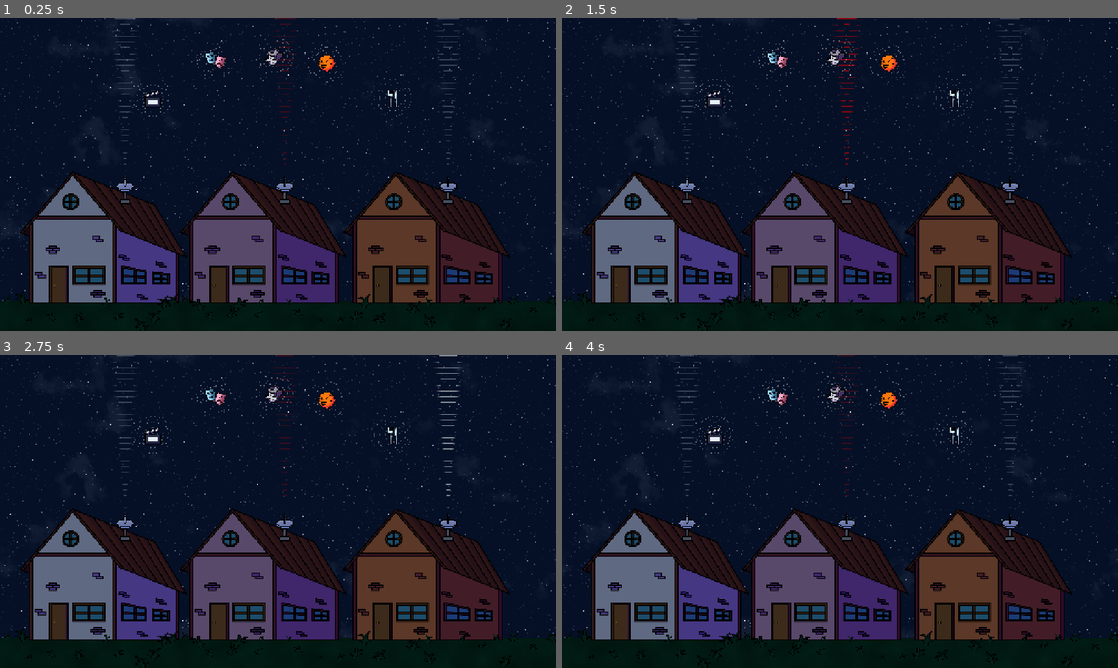
Above: before the commit, frames 1-4 (two rows, left to right).
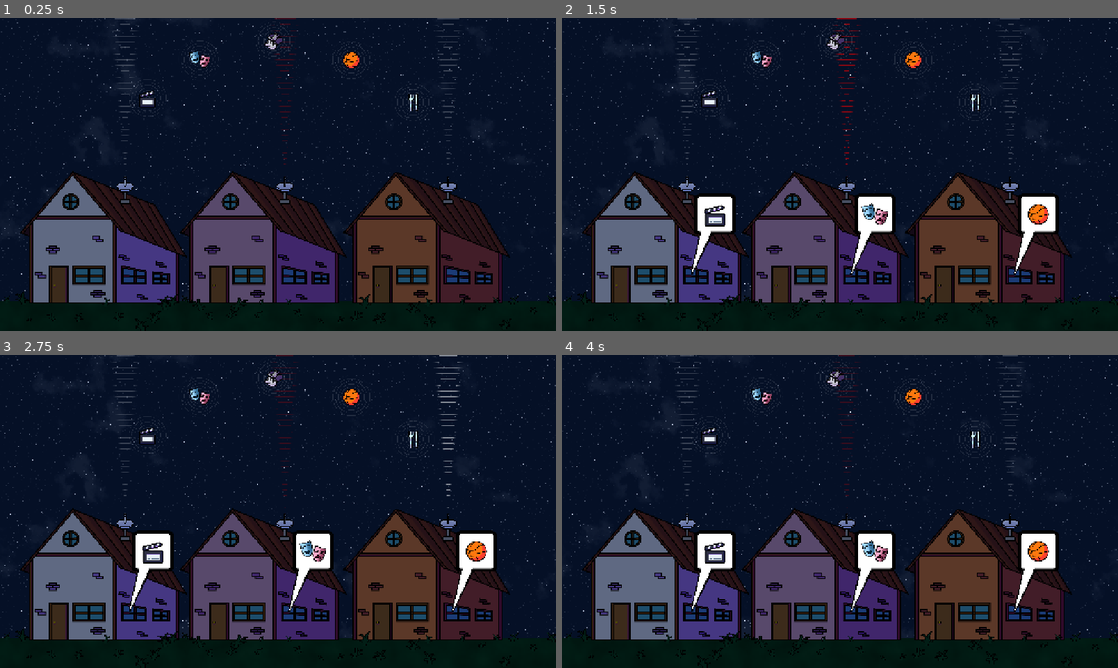
Above: after the commit, the same moments.

Repository: PedroMarangon/Ludum-Dare-59_TV-Signal-Game
Game: Godot game, scene res://scenes/game.tscn
The game is run twice, just before and just after one commit, with the same random seed, the same clock (stepped at 60 frames per second) and the same inputs. The engine's default icon, where the game draws it, is replaced by a stand-in: a white triangle on a blue panel in a dark square.
Inputs (mouse positions are in pixels of both pictures, inside the frame that each line leads up to):
- Up to frame 1 (0.25 s): no input
- Up to frame 2 (1.5 s): move the mouse to (689, 187) at 0.52 s; click (689, 187) at 0.67 s; move the mouse to (845, 187) at 1.27 s; click (845, 187) at 1.42 s
- Up to frame 3 (2.75 s): move the mouse to (450, 524) at 2.02 s; click (450, 524) at 2.17 s
- Up to frame 4 (4 s): move the mouse to (812, 574) at 2.77 s; click (812, 574) at 2.92 s; move the mouse to (1006, 558) at 3.52 s; click (1006, 558) at 3.67 s

The runs differ from the first frame. In frame 1, 1.5% of the frame differs, in the area x 19-91%, y 1-100%; in frame 2, 4.8%; in frame 3, 4.8%; in frame 4, 4.8%.

Commit message:
Added interest ballons

Diff:
--- a/prefabs/house.tscn
+++ b/prefabs/house.tscn
@@ -2,13 +2,20 @@
 
 [ext_resource type="Texture2D" uid="uid://cgn8646i41vre" path="res://assets/house.png" id="1_25t6t"]
 [ext_resource type="Script" uid="uid://covx8d63hxbjn" path="res://scripts/house.gd" id="1_o8sle"]
+[ext_resource type="Texture2D" uid="uid://djuy5yvbwang1" path="res://assets/icons.png" id="3_upbwm"]
+
+[sub_resource type="AtlasTexture" id="AtlasTexture_44rip"]
+atlas = ExtResource("3_upbwm")
+region = Rect2(512, 0, 256, 256)
 
 [node name="House" type="Node2D" unique_id=1085918880]
-modulate = Color(0.3723, 0.41360998, 0.51, 1)
 script = ExtResource("1_o8sle")
 colors = Array[Color]([Color(1, 1, 1, 1), Color(0.87, 0.36540002, 0.36540002, 1), Color(0.22399999, 0.7, 0.2795334, 1), …(297 unchanged characters)…
 
-[node name="Walls" type="Sprite2D" parent="." unique_id=51530623]
+[node name="Sprites" type="Node2D" parent="." unique_id=829777077]
+modulate = Color(0.3723, 0.41360998, 0.51, 1)
+
+[node name="Walls" type="Sprite2D" parent="Sprites" unique_id=51530623]
 unique_name_in_owner = true
 position = Vector2(0, -768)
 texture = ExtResource("1_25t6t")
@@ -16,15 +23,67 @@
 vframes = 2
 frame = 2
 
-[node name="Details" type="Sprite2D" parent="." unique_id=1699545253]
+[node name="Details" type="Sprite2D" parent="Sprites" unique_id=1699545253]
 position = Vector2(0, -768)
 texture = ExtResource("1_25t6t")
 hframes = 2
 vframes = 2
 frame = 1
 
-[node name="Roof" type="Sprite2D" parent="." unique_id=1971170891]
+[node name="Roof" type="Sprite2D" parent="Sprites" unique_id=1971170891]
 position = Vector2(0, -768)
 texture = ExtResource("1_25t6t")
 hframes = 2
 vframes = 2
+
+[node name="UI" type="Control" parent="." unique_id=1010802205]
+unique_name_in_owner = true
+layout_mode = 3
+anchors_preset = 0
+offset_left = 137.0
+offset_top = -267.0
+offset_right = 137.0
+offset_bottom = -267.0
+
+[node name="NinePatchRect" type="NinePatchRect" parent="UI" unique_id=761430639]
+layout_mode = 1
+anchors_preset = 8
+anchor_left = 0.5
+anchor_top = 0.5
+anchor_right = 0.5
+anchor_bottom = 0.5
+offset_left = 28.0
+offset_top = -739.0
+offset_right = 406.0
+offset_bottom = -361.0
+grow_horizontal = 2
+grow_vertical = 2
+texture = ExtResource("3_upbwm")
+region_rect = Rect2(512, 256, 256, 256)
+patch_margin_left = 40
+patch_margin_top = 40
+patch_margin_right = 40
+patch_margin_bottom = 40
+
+[node name="CenterContainer" type="CenterContainer" parent="UI/NinePatchRect" unique_id=160310292]
+layout_mode = 1
+anchors_preset = 15
+anchor_right = 1.0
+anchor_bottom = 1.0
+grow_horizontal = 2
+grow_vertical = 2
+
+[node name="TextureRect" type="TextureRect" parent="UI/NinePatchRect/CenterContainer" unique_id=2131469990]
+unique_name_in_owner = true
+layout_mode = 2
+texture = SubResource("AtlasTexture_44rip")
+
+[node name="Polygon2D" type="Polygon2D" parent="UI" unique_id=1670639518]
+position = Vector2(-137, 267)
+color = Color(0, 0, 0, 1)
+polygon = PackedVector2Array(127, -265, 214, -658, 344, -658, 147, -265)
+
+[node name="Polygon2D2" type="Polygon2D" parent="UI" unique_id=603990995]
+position = Vector2(-163.32704, 316.56525)
+scale = Vector2(1.081761, 1.0745342)
+polygon = PackedVector2Array(151.90698, -302.98267, 235, -665, 322, -664, 156.52907, -301.1214)
--- a/prefabs/interest.tscn
+++ b/prefabs/interest.tscn
@@ -9,8 +9,9 @@
 shader_parameter/offset = Vector2(0, 0)
 shader_parameter/angle = 360.0
 shader_parameter/angle_edge = 3.0
+shader_parameter/edge_smoothness = Vector2(0.5, 0.4)
 shader_parameter/ring_frequency = 100.0
-shader_parameter/ring_width = 0.99
+shader_parameter/ring_width = 0.8750000415625
 shader_parameter/move_speed = -10.0
 shader_parameter/smooth_edge = true
 shader_parameter/smooth_edge_angle = false
@@ -25,7 +26,7 @@
 script = ExtResource("1_6ry06")
 
 [node name="Visual_SignalTransmission" type="Sprite2D" parent="." unique_id=367056186]
-modulate = Color(1, 1, 1, 0.3647059)
+modulate = Color(1, 1, 1, 0.11764706)
 material = SubResource("ShaderMaterial_c03o3")
 scale = Vector2(4, 4)
 texture = ExtResource("2_3l7xn")
--- a/prefabs/tv_antenna.tscn
+++ b/prefabs/tv_antenna.tscn
@@ -16,6 +16,7 @@
 shader_parameter/offset = Vector2(0, -0.5)
 shader_parameter/angle = 6.0
 shader_parameter/angle_edge = 3.0
+shader_parameter/edge_smoothness = Vector2(0.5, 0.49)
 shader_parameter/ring_frequency = 600.0
 shader_parameter/ring_width = 0.90000004275
 shader_parameter/move_speed = -10.0
@@ -61,7 +62,7 @@
 collision_mask = 2
 
 [node name="CollisionPolygon2D" type="CollisionPolygon2D" parent="Head/TV_SpriteShader/TV_Area2D" unique_id=444996445]
-polygon = PackedVector2Array(0, 0, -126.900024, -912.6668, -112.80002, -950.2668, -87.73335, -969.0667, -50.133343, -981.60004, 0, -986.30005, 50.133343, -980.0334, 87.73335, -969.0667, 112.80002, -950.2668, 125.33336, -912.6668)
+polygon = PackedVector2Array(0, 0, -140.59807, -950.2667, -120.51263, -969.0667, -100.427185, -981.6001, -60.256313, -994.1334, 0, -1000.4, 60.256313, -994.1334, 100.427185, -981.6001, 120.51263, -969.0667, 140.59807, -950.2667)
 
 [node name="HeadSprite" type="Sprite2D" parent="Head" unique_id=1846191870]
 unique_name_in_owner = true
--- a/scenes/game.tscn
+++ b/scenes/game.tscn
@@ -166,7 +166,7 @@
 texture = ExtResource("3_kvpfn")
 hframes = 4
 vframes = 4
-frame = 6
+frame = 3
 metadata/_edit_lock_ = true
 
 [node name="Icons2" type="Sprite2D" parent="Scenario/Grass" unique_id=1801769930]
@@ -176,7 +176,7 @@
 texture = ExtResource("3_kvpfn")
 hframes = 4
 vframes = 4
-frame = 6
+frame = 3
 metadata/_edit_lock_ = true
 
 [node name="Icons3" type="Sprite2D" parent="Scenario/Grass" unique_id=1095454379]
@@ -186,7 +186,7 @@
 texture = ExtResource("3_kvpfn")
 hframes = 4
 vframes = 4
-frame = 6
+frame = 3
 metadata/_edit_lock_ = true
 
 [node name="Icons4" type="Sprite2D" parent="Scenario/Grass" unique_id=490284916]
@@ -196,7 +196,7 @@
 texture = ExtResource("3_kvpfn")
 hframes = 4
 vframes = 4
-frame = 6
+frame = 3
 metadata/_edit_lock_ = true
 
 [node name="Icons5" type="Sprite2D" parent="Scenario/Grass" unique_id=510102533]
@@ -206,7 +206,7 @@
 texture = ExtResource("3_kvpfn")
 hframes = 4
 vframes = 4
-frame = 6
+frame = 3
 metadata/_edit_lock_ = true
 
 [node name="Icons6" type="Sprite2D" parent="Scenario/Grass" unique_id=121241573]
@@ -216,7 +216,7 @@
 texture = ExtResource("3_kvpfn")
 hframes = 4
 vframes = 4
-frame = 6
+frame = 3
 metadata/_edit_lock_ = true
 
 [node name="Icons7" type="Sprite2D" parent="Scenario/Grass" unique_id=493568952]
@@ -226,7 +226,7 @@
 texture = ExtResource("3_kvpfn")
 hframes = 4
 vframes = 4
-frame = 6
+frame = 3
 metadata/_edit_lock_ = true
 
 [node name="Icons8" type="Sprite2D" parent="Scenario/Grass" unique_id=1517888093]
@@ -236,7 +236,7 @@
 texture = ExtResource("3_kvpfn")
 hframes = 4
 vframes = 4
-frame = 6
+frame = 3
 metadata/_edit_lock_ = true
 
 [node name="Icons9" type="Sprite2D" parent="Scenario/Grass" unique_id=1884580156]
@@ -246,7 +246,7 @@
 texture = ExtResource("3_kvpfn")
 hframes = 4
 vframes = 4
-frame = 6
+frame = 3
 metadata/_edit_lock_ = true
 
 [node name="Icons10" type="Sprite2D" parent="Scenario/Grass" unique_id=746056804]
@@ -256,7 +256,7 @@
 texture = ExtResource("3_kvpfn")
 hframes = 4
 vframes = 4
-frame = 6
+frame = 3
 metadata/_edit_lock_ = true
 
 [node name="Icons11" type="Sprite2D" parent="Scenario/Grass" unique_id=430559267]
@@ -266,7 +266,7 @@
 texture = ExtResource("3_kvpfn")
 hframes = 4
 vframes = 4
-frame = 6
+frame = 3
 metadata/_edit_lock_ = true
 
 [node name="Icons12" type="Sprite2D" parent="Scenario/Grass" unique_id=1279760831]
@@ -276,7 +276,7 @@
 texture = ExtResource("3_kvpfn")
 hframes = 4
 vframes = 4
-frame = 6
+frame = 3
 metadata/_edit_lock_ = true
 
 [node name="Icons13" type="Sprite2D" parent="Scenario/Grass" unique_id=985228822]
@@ -286,7 +286,7 @@
 texture = ExtResource("3_kvpfn")
 hframes = 4
 vframes = 4
-frame = 6
+frame = 3
 metadata/_edit_lock_ = true
 
 [node name="Icons24" type="Sprite2D" parent="Scenario/Grass" unique_id=1966678155]
@@ -296,7 +296,7 @@
 texture = ExtResource("3_kvpfn")
 hframes = 4
 vframes = 4
-frame = 6
+frame = 3
 metadata/_edit_lock_ = true
 
 [node name="Icons25" type="Sprite2D" parent="Scenario/Grass" unique_id=536317050]
@@ -306,7 +306,7 @@
 texture = ExtResource("3_kvpfn")
 hframes = 4
 vframes = 4
-frame = 6
+frame = 3
 metadata/_edit_lock_ = true
 
 [node name="Icons26" type="Sprite2D" parent="Scenario/Grass" unique_id=1752178198]
@@ -316,7 +316,7 @@
 texture = ExtResource("3_kvpfn")
 hframes = 4
 vframes = 4
-frame = 6
+frame = 3
 metadata/_edit_lock_ = true
 
 [node name="Icons27" type="Sprite2D" parent="Scenario/Grass" unique_id=911708890]
@@ -326,7 +326,7 @@
 texture = ExtResource("3_kvpfn")
 hframes = 4
 vframes = 4
-frame = 6
+frame = 3
 metadata/_edit_lock_ = true
 
 [node name="Icons28" type="Sprite2D" parent="Scenario/Grass" unique_id=483099793]
@@ -336,7 +336,7 @@
 texture = ExtResource("3_kvpfn")
 hframes = 4
 vframes = 4
-frame = 6
+frame = 3
 metadata/_edit_lock_ = true
 
 [node name="Icons29" type="Sprite2D" parent="Scenario/Grass" unique_id=967924637]
@@ -346,7 +346,7 @@
 texture = ExtResource("3_kvpfn")
 hframes = 4
 vframes = 4
-frame = 6
+frame = 3
 metadata/_edit_lock_ = true
 
 [node name="Icons30" type="Sprite2D" parent="Scenario/Grass" unique_id=1446164350]
@@ -356,7 +356,7 @@
 texture = ExtResource("3_kvpfn")
 hframes = 4
 vframes = 4
-frame = 6
+frame = 3
 metadata/_edit_lock_ = true
 
 [node name="Icons31" type="Sprite2D" parent="Scenario/Grass" unique_id=2023036088]
@@ -366,7 +366,7 @@
 texture = ExtResource("3_kvpfn")
 hframes = 4
 vframes = 4
-frame = 6
+frame = 3
 metadata/_edit_lock_ = true
 
 [node name="Icons32" type="Sprite2D" parent="Scenario/Grass" unique_id=1532009451]
@@ -376,7 +376,7 @@
 texture = ExtResource("3_kvpfn")
 hframes = 4
 vframes = 4
-frame = 6
+frame = 3
 metadata/_edit_lock_ = true
 
 [node name="Icons33" type="Sprite2D" parent="Scenario/Grass" unique_id=124226864]
@@ -386,7 +386,7 @@
 texture = ExtResource("3_kvpfn")
 hframes = 4
 vframes = 4
-frame = 6
+frame = 3
 metadata/_edit_lock_ = true
 
 [node name="Icons34" type="Sprite2D" parent="Scenario/Grass" unique_id=1058768127]
@@ -396,7 +396,7 @@
 texture = ExtResource("3_kvpfn")
 hframes = 4
 vframes = 4
-frame = 6
+frame = 3
 metadata/_edit_lock_ = true
 
 [node name="Icons35" type="Sprite2D" parent="Scenario/Grass" unique_id=1443942625]
@@ -406,7 +406,7 @@
 texture = ExtResource("3_kvpfn")
 hframes = 4
 vframes = 4
-frame = 6
+frame = 3
 metadata/_edit_lock_ = true
 
 [node name="Icons14" type="Sprite2D" parent="Scenario/Grass" unique_id=1794954350]
@@ -416,7 +416,7 @@
 texture = ExtResource("3_kvpfn")
 hframes = 4
 vframes = 4
-frame = 6
+frame = 3
 metadata/_edit_lock_ = true
 
 [node name="Icons15" type="Sprite2D" parent="Scenario/Grass" unique_id=1212840101]
@@ -426,7 +426,7 @@
 texture = ExtResource("3_kvpfn")
 hframes = 4
 vframes = 4
-frame = 6
+frame = 3
 metadata/_edit_lock_ = true
 
 [node name="Icons16" type="Sprite2D" parent="Scenario/Grass" unique_id=1157292912]
@@ -436,7 +436,7 @@
 texture = ExtResource("3_kvpfn")
 hframes = 4
 vframes = 4
-frame = 6
+frame = 3
 metadata/_edit_lock_ = true
 
 [node name="Icons17" type="Sprite2D" parent="Scenario/Grass" unique_id=1377718247]
@@ -446,7 +446,7 @@
 texture = ExtResource("3_kvpfn")
 hframes = 4
 vframes = 4
-frame = 6
+frame = 3
 metadata/_edit_lock_ = true
 
 [node name="Icons18" type="Sprite2D" parent="Scenario/Grass" unique_id=488610133]
@@ -456,7 +456,7 @@
 texture = ExtResource("3_kvpfn")
 hframes = 4
 vframes = 4
-frame = 6
+frame = 3
 metadata/_edit_lock_ = true
 
 [node name="Icons19" type="Sprite2D" parent="Scenario/Grass" unique_id=1963607597]
@@ -466,7 +466,7 @@
 texture = ExtResource("3_kvpfn")
 hframes = 4
 vframes = 4
-frame = 6
+frame = 3
 metadata/_edit_lock_ = true
 
 [node name="Icons20" type="Sprite2D" parent="Scenario/Grass" unique_id=1093070288]
@@ -476,7 +476,7 @@
 texture = ExtResource("3_kvpfn")
 hframes = 4
 vframes = 4
-frame = 6
+frame = 3
 metadata/_edit_lock_ = true
 
 [node name="Icons21" type="Sprite2D" parent="Scenario/Grass" unique_id=753071105]
@@ -486,7 +486,7 @@
 texture = ExtResource("3_kvpfn")
 hframes = 4
 vframes = 4
-frame = 6
+frame = 3
 metadata/_edit_lock_ = true
 
 [node name="Icons22" type="Sprite2D" parent="Scenario/Grass" unique_id=1214692762]
@@ -496,7 +496,7 @@
 texture = ExtResource("3_kvpfn")
 hframes = 4
 vframes = 4
-frame = 6
+frame = 3
 metadata/_edit_lock_ = true
 
 [node name="Icons23" type="Sprite2D" parent="Scenario/Grass" unique_id=1150115135]
@@ -506,7 +506,7 @@
 texture = ExtResource("3_kvpfn")
 hframes = 4
 vframes = 4
-frame = 6
+frame = 3
 metadata/_edit_lock_ = true
 
 [node name="Camera2D" type="Camera2D" parent="." unique_id=1101897568]
@@ -514,41 +514,39 @@
 
 [node name="Antenna" type="Node2D" parent="." unique_id=1302027677]
 
-[node name="TV_Antenna" parent="Antenna" unique_id=1073357383 instance=ExtResource("1_yqjtg")]
+[node name="TV_Antenna" parent="Antenna" unique_id=1073357383 node_paths=PackedStringArray("house") instance=ExtResource("1_yqjtg")]
 position = Vector2(-351.99997, 103.99999)
-acceptable_interests = Array[ExtResource("3_feb5d")]([ExtResource("6_0tnpc"), ExtResource("4_u5sy4"), ExtResource("7_vtaks")])
-
-[node name="TV_Antenna2" parent="Antenna" unique_id=2053965206 instance=ExtResource("1_yqjtg")]
+acceptable_interests = Array[ExtResource("3_feb5d")]([ExtResource("6_0tnpc"), ExtResource("3_lbhrr"), ExtResource("7_vtaks")])
+house = NodePath("../../Scenario/Houses/House")
+
+[node name="TV_Antenna2" parent="Antenna" unique_id=2053965206 node_paths=PackedStringArray("house") instance=ExtResource("1_yqjtg")]
 position = Vector2(15.999999, 103.99999)
 acceptable_interests = Array[ExtResource("3_feb5d")]([ExtResource("4_u5sy4"), ExtResource("7_vtaks"), ExtResource("5_gee14")])
-
-[node name="TV_Antenna3" parent="Antenna" unique_id=1246153024 instance=ExtResource("1_yqjtg")]
+house = NodePath("../../Scenario/Houses/House2")
+
+[node name="TV_Antenna3" parent="Antenna" unique_id=1246153024 node_paths=PackedStringArray("house") instance=ExtResource("1_yqjtg")]
 position = Vector2(391.99997, 103.99999)
-acceptable_interests = Array[ExtResource("3_feb5d")]([ExtResource("6_0tnpc"), ExtResource("3_lbhrr"), ExtResource("5_gee14")])
+acceptable_interests = Array[ExtResource("3_feb5d")]([ExtResource("6_0tnpc"), ExtResource("7_vtaks"), ExtResource("5_gee14")])
+house = NodePath("../../Scenario/Houses/House3")
 
 [node name="Channels" type="Node2D" parent="." unique_id=2082271592]
 
 [node name="InterestChannel" parent="Channels" unique_id=19260816 instance=ExtResource("3_lnu2h")]
-position = Vector2(-288, -104.00001)
+position = Vector2(-300, -104)
 interest = ExtResource("3_lbhrr")
-metadata/_edit_lock_ = true
 
 [node name="InterestChannel2" parent="Channels" unique_id=2080618144 instance=ExtResource("3_lnu2h")]
-position = Vector2(264, -104)
+position = Vector2(311, -94.00001)
 interest = ExtResource("4_u5sy4")
-metadata/_edit_lock_ = true
 
 [node name="InterestChannel3" parent="Channels" unique_id=1435998991 instance=ExtResource("3_lnu2h")]
-position = Vector2(112, -184)
+position = Vector2(169, -191)
 interest = ExtResource("5_gee14")
-metadata/_edit_lock_ = true
 
 [node name="InterestChannel4" parent="Channels" unique_id=1328126157 instance=ExtResource("3_lnu2h")]
-position = Vector2(-8.000004, -200)
+position = Vector2(-9, -236.00002)
 interest = ExtResource("6_0tnpc")
-metadata/_edit_lock_ = true
 
 [node name="InterestChannel5" parent="Channels" unique_id=72220851 instance=ExtResource("3_lnu2h")]
-position = Vector2(-144, -192)
+position = Vector2(-180, -193.00002)
 interest = ExtResource("7_vtaks")
-metadata/_edit_lock_ = true
--- a/scripts/house.gd
+++ b/scripts/house.gd
@@ -1,5 +1,5 @@
 @tool
-class_name HouseSprite extends Node2D
+class_name House extends Node2D
 
 @export_group("Colors")
 @export var random_color :bool = true
@@ -7,8 +7,21 @@
 @export var single_color :Color = Color.WHITE
 
 @onready var walls: Sprite2D = %Walls
+@onready var ui: Control = %UI
+@onready var texture_rect: TextureRect = %TextureRect
 
 func _ready() -> void:
 	if Engine.is_editor_hint():
 		return
 	%Walls.modulate = colors.pick_random() if random_color else single_color
+	ui.scale = Vector2.ZERO
+
+
+func switch_content(interest:Interest) -> void:
+	var tween = get_tree().create_tween()
+
+	if ui.scale != Vector2.ZERO:
+		tween.tween_property(ui, "scale", Vector2.ZERO, 0.5)
+		tween = tween.chain()
+	tween.tween_property(texture_rect, "texture", interest.icon, 0.0)
+	tween.chain().tween_property(ui, "scale", Vector2.ONE, 0.5)
--- a/scripts/tv_antenna.gd
+++ b/scripts/tv_antenna.gd
@@ -2,7 +2,8 @@
 
 signal stopped_holding
 
-@export var angle :float = 45
+@export_group("Logic")
+@export_range(0, 90 ,1.0) var angle :float = 45
 @export var speed :float = 50.0
 @export var acceptable_interests :Array[Interest]
 @export var current_interest :Interest
@@ -13,6 +14,9 @@
 @export var correct_signal_color :Color = Color.GREEN
 @export_range(0.0, 1.0, 0.1) var non_selected_alpha :float = 0.5
 @export_range(0.0, 1.0, 0.1) var selected_alpha :float = 0.75
+
+@export_group("Connections")
+@export var house :House
 
 @onready var sprite_2d: Sprite2D = %Sprite2D
 @onready var tv_signal_sprite: Sprite2D = %TV_SpriteShader
@@ -48,6 +52,7 @@
 
 func select_random_interest() -> void:
 	current_interest = acceptable_interests.pick_random()
+	house.switch_content(current_interest)
 
 
 func set_color(interest_channel:InterestChannel, is_entering:bool) -> void:
--- a/shaders/tv_signal.gdshader
+++ b/shaders/tv_signal.gdshader
@@ -4,6 +4,7 @@
 uniform vec2 offset = vec2(0,0);
 uniform float angle :hint_range(0.0, 360.0, 1.0) = 45.0;
 uniform float angle_edge : hint_range(0.0, 10.0, 0.1)  = 3.0;
+uniform vec2 edge_smoothness = vec2(0.5, 0.4);
 
 uniform float ring_frequency = 50.0;
 uniform float ring_width :hint_range(0.0, 0.999, 0.001) = 0.99;
@@ -12,12 +13,9 @@
 uniform bool smooth_edge = false;
 uniform bool smooth_edge_angle = false;
 
-
 varying vec4 modulate_color;
 
-
-float angle_mask(vec2 uv)
-{
+float angle_mask(vec2 uv) {
 	vec2 centered_uv = uv - vec2(0.5) + offset;
 
 	float rot = radians(180.0);
@@ -37,18 +35,16 @@
 	return smooth_edge_angle ? smoothstep(my_angle - angle_edge, my_angle, half_fov) : step(my_angle, half_fov);
 }
 
-
 void vertex() {
 	modulate_color = COLOR;
 }
-
 
 void fragment() {
 	float dist = distance(UV + offset, vec2(0.5,0.5));
 	float rings = sin(dist * ring_frequency + (TIME * move_speed));
 
 	rings = step(ring_width, rings);
-	float blend_alpha = smoothstep(0.5, 0.4, dist);
+	float blend_alpha = smoothstep(edge_smoothness.x, edge_smoothness.y, dist);
 
 
 	if (dist > 0.5 || rings < 1.0){
Binary file changed: assets/icons.png
Not shown, changed: assets/icons.psd
